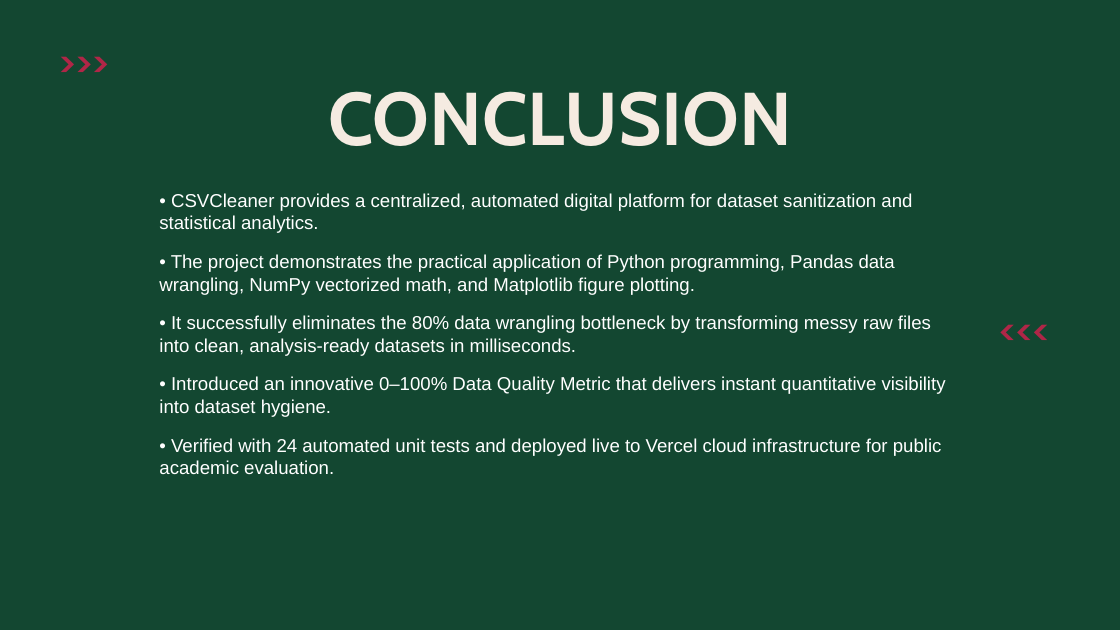
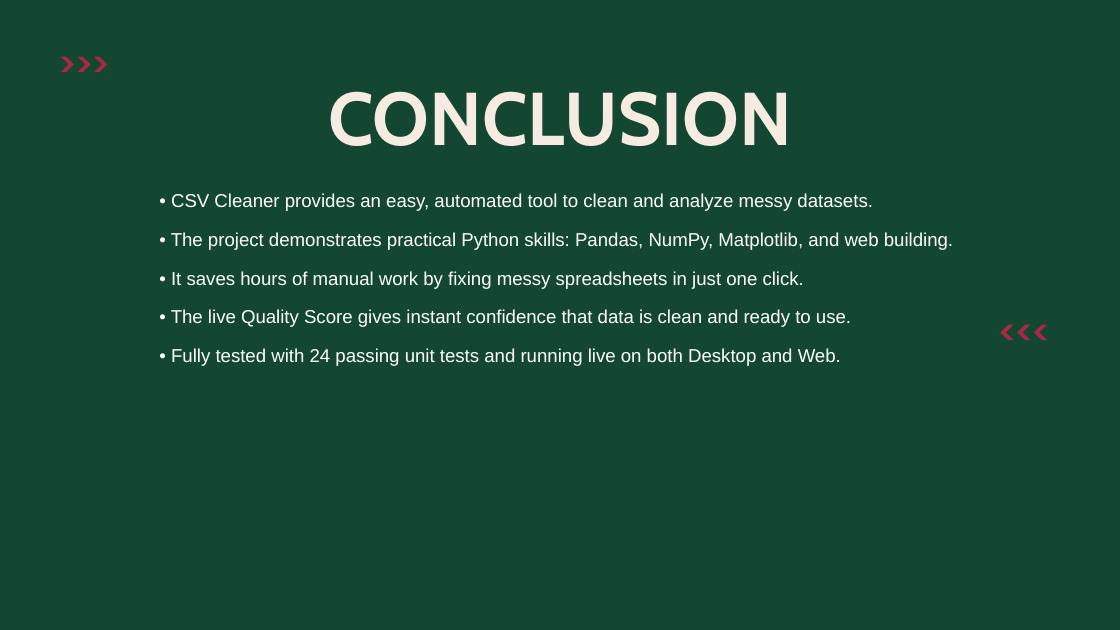
Before and after one commit to JISHU-GHOSH/csv-data-cleaner-analytics, a slide deck: slide 12 of CSV_Cleaner_14_Pages_Presentation.pptx. Drawn at 1120x630 pixels with LibreOffice and Linux fonts; fonts in the diff are those of the drawing. Boxes give left, top, right and bottom in pixels: in the first picture for what was removed or moved away, otherwise in the second. Text is boxed around its words. In the diff, an @@ line names an element or a change of style, - is before the commit and + after.

```diff
--- a/CSV_Cleaner_14_Pages_Presentation.pptx
+++ b/CSV_Cleaner_14_Pages_Presentation.pptx
@@ text at (171, 193, 953, 366): text changed @@
-• CSVCleaner provides a centralized, automated digital platform for dataset sanitization and statistical analytics.
-• The project demonstrates the practical application of Python programming, Pandas data wrangling, NumPy vectorized math, and Matplotlib figure plotting.
-• It successfully eliminates the 80% data wrangling bottleneck by transforming messy raw files into clean, analysis-ready datasets in milliseconds.
-• Introduced an innovative 0–100% Data Quality Metric that delivers instant quantitative visibility into dataset hygiene.
-• Verified with 24 automated unit tests and deployed live to Vercel cloud infrastructure for public academic evaluation.
+• CSV Cleaner provides an easy, automated tool to clean and analyze messy datasets.
+• The project demonstrates practical Python skills: Pandas, NumPy, Matplotlib, and web building.
+• It saves hours of manual work by fixing messy spreadsheets in just one click.
+• The live Quality Score gives instant confidence that data is clean and ready to use.
+• Fully tested with 24 passing unit tests and running live on both Desktop and Web.
```
Also in this commit, not shown: 13 other slides changed, 1 other file.
